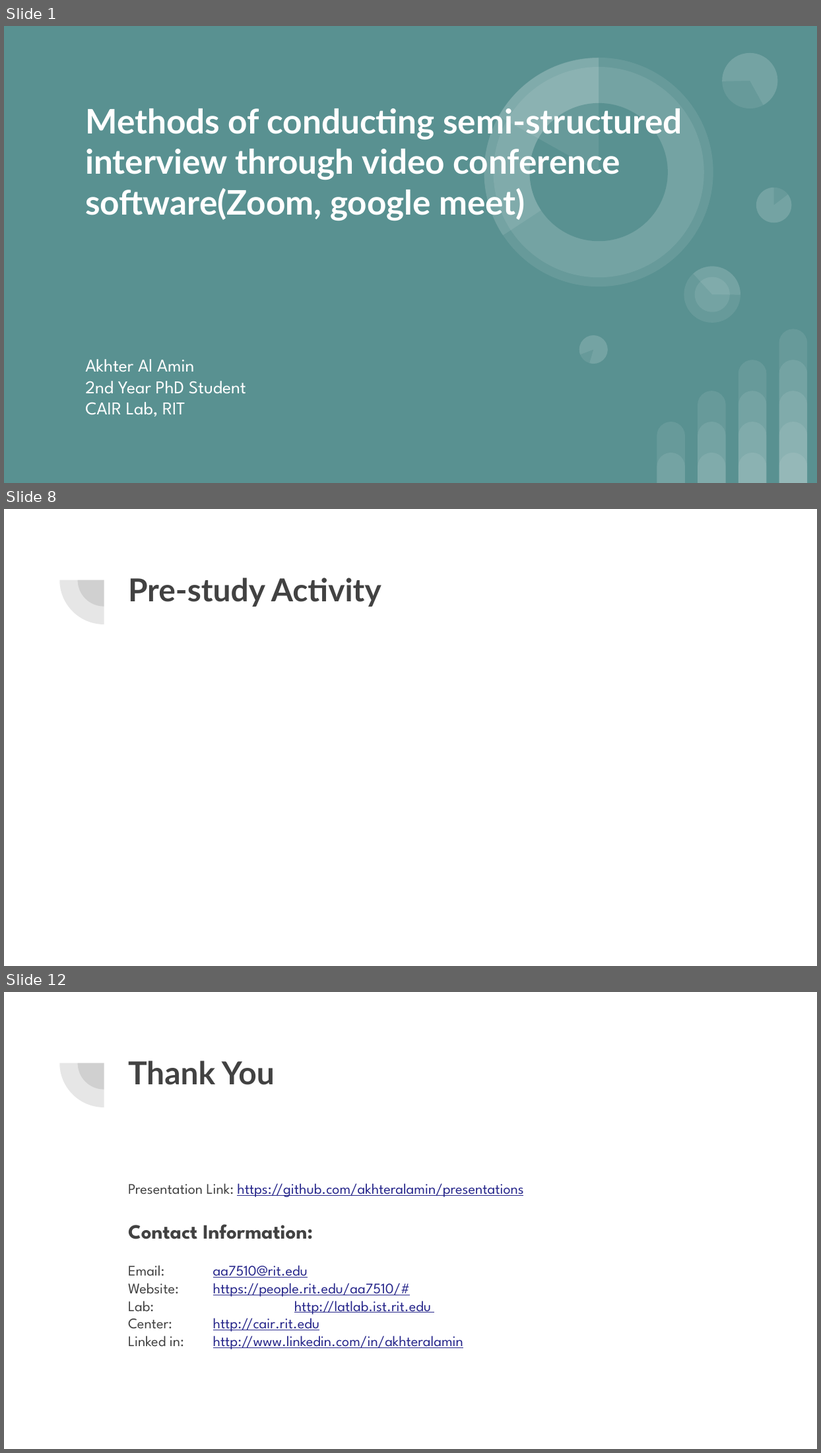
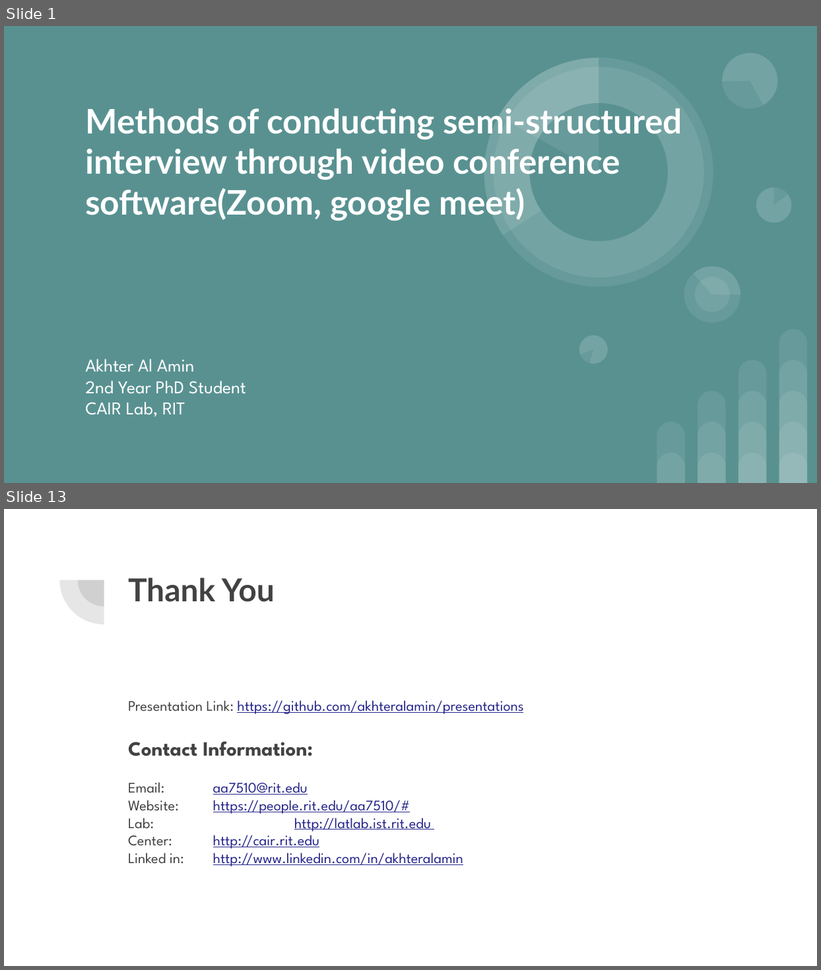
Before and after one commit to akhteralamin/presentations, a slide deck: Remote Semi Interview Methods.pptx. Shown one above the other, each under a label of ours: slides 1, 8 and 12 before the commit, slides 1 and 13 after it; the slides between them are not shown. The pictures are 821x1453 and 821x970 pixels, drawn with LibreOffice and Linux fonts; fonts in the diff are those of the drawing. Boxes give left, top, right and bottom in pixels: in the first picture for what was removed or moved away, otherwise in the second. Text is boxed around its words. In the diff, an @@ line names an element or a change of style, - is before the commit and + after.

```diff
--- a/Remote Semi Interview Methods.pptx
+++ b/Remote Semi Interview Methods.pptx
@@ slide 8 removed at bbox=[4, 509, 817, 966], background #FFFFFF; not listed: 2 template elements that a slide beside it also shows @@
@@ title removed at bbox=[128, 578, 382, 607] @@
-Pre-study Activity
@@ what was slide 12 is now slide 13 @@
```
Also in this commit, not shown: 4 slides changed, 7 slides added, 5 other slides removed, 1 other file.
